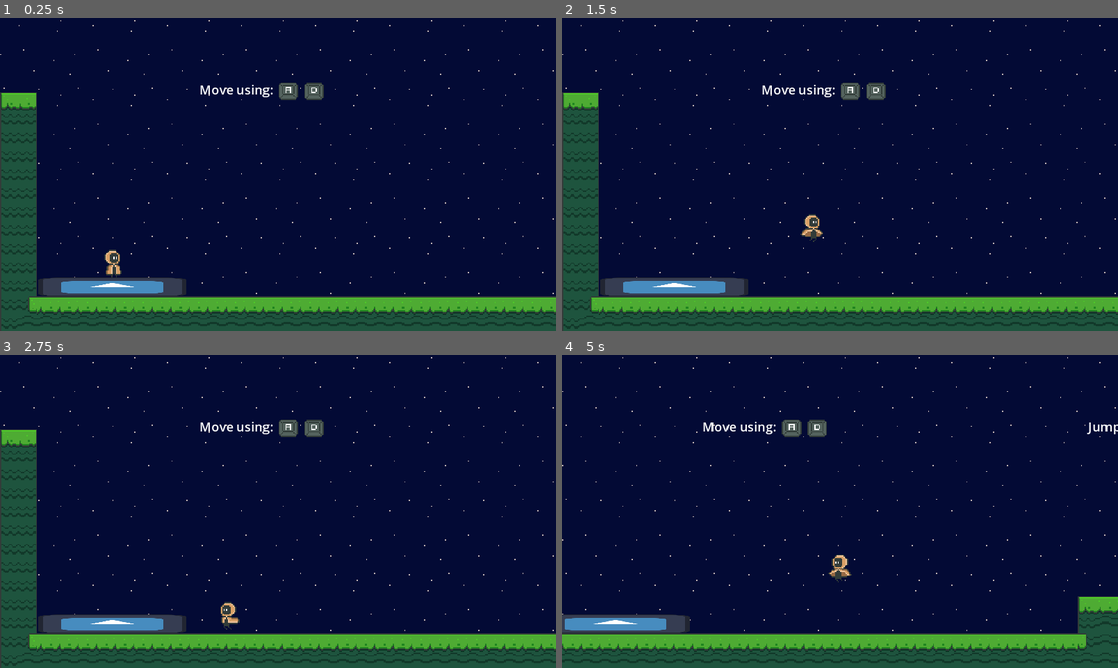
Above: before the commit, frames 1-4 (two rows, left to right).
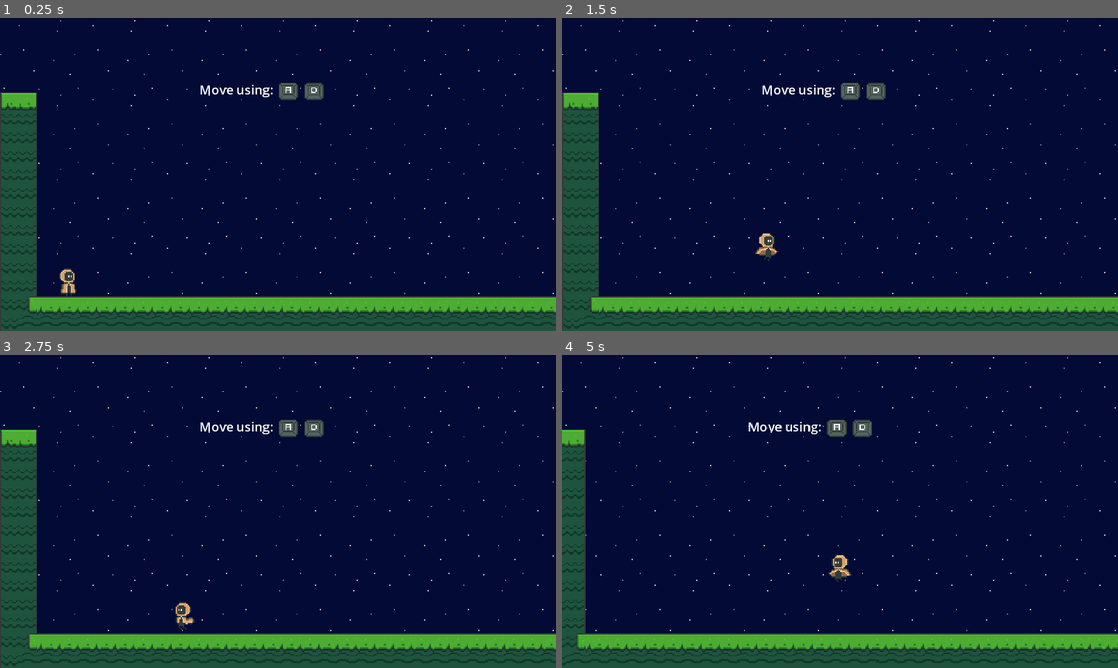
Above: after the commit, the same moments.

Repository: Andre700/Time_Flip
Game: Godot game, scene res://scenes/level.tscn
Two runs of this game, one before a commit and one after it. Both use one fixed random seed, a clock stepped at 60 frames per second and the inputs below. The engine's default icon, where the game draws it, is replaced by a stand-in: a white triangle on a blue panel in a dark square.
Inputs:
- Up to frame 1 (0.25 s): no input
- Up to frame 2 (1.5 s): hold D (move_right) from 0.53 s (still down); tap F (action) at 0.6, 1.35 s; tap Space (jump) at 0.77 s
- Up to frame 3 (2.75 s): tap Space (jump) at 1.52 s; release D (move_right) at 2.03 s; hold A (move_left) from 2.03 s (still down); tap F (action) at 2.1 s
- Up to frame 4 (5 s): release A (move_left) at 2.78 s; hold D (move_right) 2.78-4.28 s; tap F (action) at 2.85, 3.6, 4.35 s; tap Space (jump) at 3.02, 3.77, 4.52 s; hold A (move_left) from 4.28 s (still down)

The runs differ from the first frame. In frame 1, 1.8% of the frame differs, in the area x 6-34%, y 74-89%; in frame 2, 2.0%; in frame 3, 1.9%; in frame 4, 8.8%, in the area x 0-100%, y 20-100%.

Commit message:
Added bridge and wall sprites, modified starting point

Diff:
--- a/scenes/bridge.tscn
+++ b/scenes/bridge.tscn
@@ -1,18 +1,20 @@
 [gd_scene load_steps=4 format=3 uid="uid://kmcmayvbebv6"]
 
 [ext_resource type="Script" path="res://scripts/world_object.gd" id="1_6xc1d"]
-[ext_resource type="Texture2D" uid="uid://bfcy68bi306i4" path="res://icon.svg" id="1_posuu"]
+[ext_resource type="Texture2D" uid="uid://bpll3xue65fl4" path="res://assets/textures/other/bridge.png" id="2_wjxdp"]
 
 [sub_resource type="RectangleShape2D" id="RectangleShape2D_4dlwo"]
-size = Vector2(140, 52)
+size = Vector2(130, 4)
 
 [node name="Bridge" type="StaticBody2D"]
+z_index = 1
 collision_mask = 2
 script = ExtResource("1_6xc1d")
 
 [node name="Sprite2D" type="Sprite2D" parent="."]
-scale = Vector2(1.09375, 0.40625)
-texture = ExtResource("1_posuu")
+position = Vector2(0, -32)
+texture = ExtResource("2_wjxdp")
 
 [node name="CollisionShape2D" type="CollisionShape2D" parent="."]
+position = Vector2(0, -2)
 shape = SubResource("RectangleShape2D_4dlwo")
--- a/scenes/flip_transition.tscn
+++ b/scenes/flip_transition.tscn
@@ -1,6 +1,21 @@
 [gd_scene load_steps=5 format=3 uid="uid://cd8uam3y7rln8"]
 
 [ext_resource type="Script" path="res://scripts/flip_transition.gd" id="1_pe8ls"]
+
+[sub_resource type="Animation" id="Animation_1ac8e"]
+length = 0.001
+tracks/0/type = "value"
+tracks/0/imported = false
+tracks/0/enabled = true
+tracks/0/path = NodePath("Overlay:color")
+tracks/0/interp = 1
+tracks/0/loop_wrap = true
+tracks/0/keys = {
+"times": PackedFloat32Array(0),
+"transitions": PackedFloat32Array(1),
+"update": 0,
+"values": [Color(1, 1, 1, 0)]
+}
 
 [sub_resource type="Animation" id="Animation_682xh"]
 resource_name = "flip"
@@ -16,21 +31,6 @@
 "transitions": PackedFloat32Array(1, 1),
 "update": 0,
 "values": [Color(1, 1, 1, 0), Color(1, 1, 1, 0.498039)]
-}
-
-[sub_resource type="Animation" id="Animation_1ac8e"]
-length = 0.001
-tracks/0/type = "value"
-tracks/0/imported = false
-tracks/0/enabled = true
-tracks/0/path = NodePath("Overlay:color")
-tracks/0/interp = 1
-tracks/0/loop_wrap = true
-tracks/0/keys = {
-"times": PackedFloat32Array(0),
-"transitions": PackedFloat32Array(1),
-"update": 0,
-"values": [Color(1, 1, 1, 0)]
 }
 
 [sub_resource type="AnimationLibrary" id="AnimationLibrary_uhet4"]
--- a/scenes/level.tscn
+++ b/scenes/level.tscn
@@ -17,6 +17,7 @@
 [ext_resource type="PackedScene" uid="uid://bxfary2msf7a7" path="res://scenes/death_zone.tscn" id="9_s2w4b"]
 [ext_resource type="PackedScene" uid="uid://dfc8j07ehghbh" path="res://scenes/bg.tscn" id="9_uaf1d"]
 [ext_resource type="PackedScene" uid="uid://cuusnv1lfqu4k" path="res://scenes/gate.tscn" id="11_yn5ia"]
+[ext_resource type="PackedScene" uid="uid://cwe08q7rywwcr" path="res://scenes/wall.tscn" id="12_n75ju"]
 [ext_resource type="PackedScene" uid="uid://cfowtntnf8i61" path="res://scenes/key.tscn" id="12_o2hwr"]
 
 [node name="Level" type="Node2D"]
@@ -77,14 +78,14 @@
 
 [node name="World_A" type="Node2D" parent="." groups=["world_a"]]
 
-[node name="Bridge" parent="World_A" instance=ExtResource("3_qkpjl")]
-position = Vector2(1546, 150)
-start_hidden = true
-
 [node name="World_B" type="Node2D" parent="." groups=["world_b"]]
 
 [node name="Bridge" parent="World_B" instance=ExtResource("3_qkpjl")]
-position = Vector2(1060, 202)
+position = Vector2(1056, 180)
+start_hidden = true
+
+[node name="Wall" parent="World_B" instance=ExtResource("12_n75ju")]
+position = Vector2(1498, 176)
 start_hidden = true
 
 [node name="Objects" type="Node2D" parent="."]
@@ -102,7 +103,7 @@
 position = Vector2(1392, 144)
 
 [node name="Start" parent="." instance=ExtResource("6_ji5yt")]
-position = Vector2(81, 232)
+position = Vector2(44, 229)
 
 [node name="Exit" parent="." instance=ExtResource("7_uqkmu")]
 position = Vector2(2325, 144)
--- a/scenes/level_2.tscn
+++ b/scenes/level_2.tscn
@@ -1,7 +1,8 @@
-[gd_scene load_steps=7 format=3 uid="uid://depyhy57y4ggq"]
+[gd_scene load_steps=8 format=3 uid="uid://depyhy57y4ggq"]
 
 [ext_resource type="Script" path="res://scripts/level.gd" id="1_23u1n"]
 [ext_resource type="PackedScene" uid="uid://bw07ugmu35qqd" path="res://scenes/tile_map.tscn" id="1_nn1e6"]
+[ext_resource type="PackedScene" uid="uid://dfc8j07ehghbh" path="res://scenes/bg.tscn" id="2_x34o3"]
 [ext_resource type="PackedScene" uid="uid://mey7pkjbgv0t" path="res://scenes/start.tscn" id="2_xfeb7"]
 [ext_resource type="PackedScene" uid="uid://dypj618bp5h6a" path="res://scenes/player.tscn" id="3_ufas2"]
 [ext_resource type="PackedScene" uid="uid://bbpculpm0s03i" path="res://scenes/exit.tscn" id="5_8jh1p"]
@@ -9,6 +10,8 @@
 
 [node name="Level2" type="Node2D"]
 script = ExtResource("1_23u1n")
+
+[node name="BG" parent="." instance=ExtResource("2_x34o3")]
 
 [node name="TileMap" parent="." instance=ExtResource("1_nn1e6")]
 layer_0/tile_data = PackedInt32Array(1048581, 65536, 1, 1048580, 65536, 1, 1048579, 65536, 1, 1048578, 65536, 1, 104857 …(2155 unchanged characters)…
--- a/scenes/start.tscn
+++ b/scenes/start.tscn
@@ -1,21 +1,6 @@
-[gd_scene load_steps=4 format=3 uid="uid://mey7pkjbgv0t"]
+[gd_scene load_steps=2 format=3 uid="uid://mey7pkjbgv0t"]
 
 [ext_resource type="Script" path="res://scripts/start.gd" id="1_nb3cr"]
-[ext_resource type="Texture2D" uid="uid://bfcy68bi306i4" path="res://icon.svg" id="1_y5mum"]
 
-[sub_resource type="RectangleShape2D" id="RectangleShape2D_u8etn"]
-size = Vector2(128, 16)
-
-[node name="Start" type="StaticBody2D"]
-collision_mask = 2
+[node name="Start" type="Marker2D"]
 script = ExtResource("1_nb3cr")
-
-[node name="Sprite2D" type="Sprite2D" parent="."]
-scale = Vector2(1, 0.125)
-texture = ExtResource("1_y5mum")
-
-[node name="CollisionShape2D" type="CollisionShape2D" parent="."]
-shape = SubResource("RectangleShape2D_u8etn")
-
-[node name="SpawnPosition" type="Marker2D" parent="."]
-position = Vector2(0, -23)
--- /dev/null
+++ b/scenes/wall.tscn
@@ -0,0 +1,18 @@
+[gd_scene load_steps=4 format=3 uid="uid://cwe08q7rywwcr"]
+
+[ext_resource type="Script" path="res://scripts/world_object.gd" id="1_5tfmf"]
+[ext_resource type="Texture2D" uid="uid://cuoxbafu28i2c" path="res://assets/textures/other/wall.png" id="1_t6esi"]
+
+[sub_resource type="RectangleShape2D" id="RectangleShape2D_iebif"]
+size = Vector2(64, 64)
+
+[node name="Wall" type="StaticBody2D"]
+script = ExtResource("1_5tfmf")
+
+[node name="Sprite2D" type="Sprite2D" parent="."]
+position = Vector2(0, -32)
+texture = ExtResource("1_t6esi")
+
+[node name="CollisionShape2D" type="CollisionShape2D" parent="."]
+position = Vector2(0, -32)
+shape = SubResource("RectangleShape2D_iebif")
--- a/scripts/start.gd
+++ b/scripts/start.gd
@@ -1,6 +1,5 @@
-extends StaticBody2D
+extends Marker2D
 
-@onready var spawn_pos = $SpawnPosition
 
 func get_spawn_pos():
-	return spawn_pos.global_position
+	return global_position
Binary file added: assets/textures/other/bridge.png
Not shown, added: assets/textures/other/bridge.png.import
Binary file added: assets/textures/other/wall.png
Not shown, added: assets/textures/other/wall.png.import
Not shown: 1 places in scenes/level.tscn that only renumber resources
